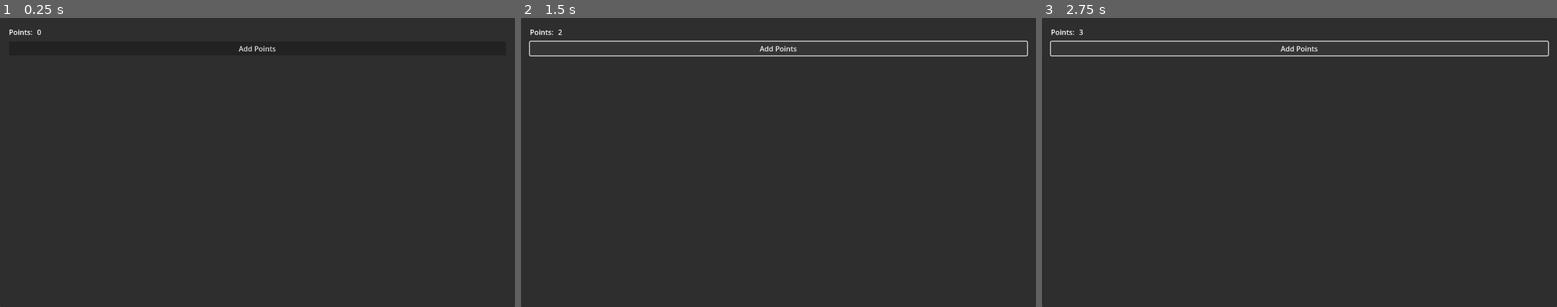
Above: before the commit, frames 1-3 (left to right).
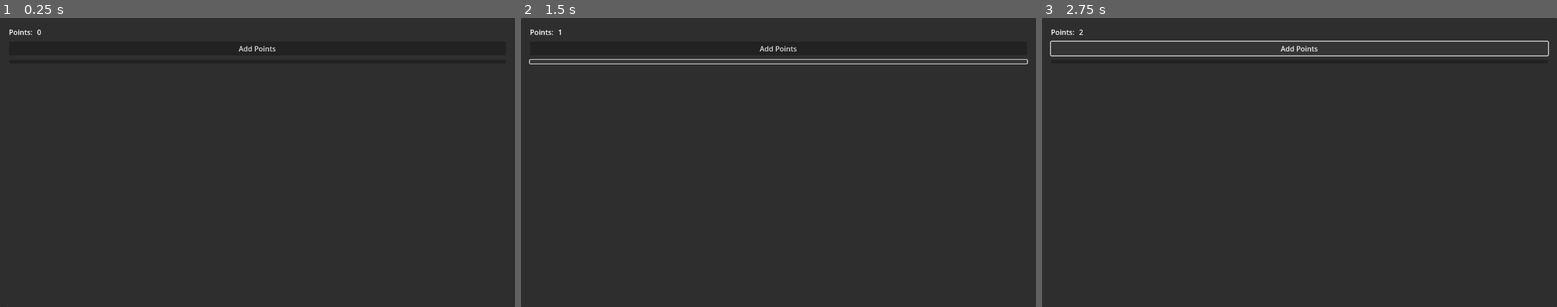
Above: after the commit, the same moments.

Repository: tkapa/incremental-plus
Game: Godot game, scene res://main.tscn
Two runs of this game, one before a commit and one after it. Both use one fixed random seed, a clock stepped at 60 frames per second and the inputs below.
Inputs (mouse positions are in pixels of both pictures, inside the frame that each line leads up to; where the layout moved, square brackets give the same spot in the first picture):
- Up to frame 1 (0.25 s): no input
- Up to frame 2 (1.5 s): click "Add Points" at 0.5 s; click (778, 61) [778, 49] at 1.25 s
- Up to frame 3 (2.75 s): click "Add Points" at 2 s

The runs differ from the first frame. In frame 2, 1.5% of the frame differs, in the area x 1-99%, y 4-17%; in frame 3, less than 0.1%.

Commit message:
Add Points and buy WIP

Diff:
--- /dev/null
+++ b/Components/BuyButton/BuyAssetButton.tscn
@@ -0,0 +1,11 @@
+[gd_scene load_steps=2 format=3 uid="uid://crmwqqe86kjnw"]
+
+[ext_resource type="Script" uid="uid://cc34d36477p4m" path="res://Components/BuyButton/buy_button.gd" id="1_7ghck"]
+
+[node name="BuyAssetButton" type="Button"]
+offset_right = 8.0
+offset_bottom = 8.0
+script = ExtResource("1_7ghck")
+metadata/_custom_type_script = "uid://cc34d36477p4m"
+
+[connection signal="button_down" from="." to="." method="_on_button_down"]
--- /dev/null
+++ b/Components/BuyButton/buy_button.gd
@@ -0,0 +1,15 @@
+class_name BuyButton extends Button
+
+@export var asset := 1;
+
+@export var BASE_ASSET_COST := 10
+@export var asset_cost_multiplier := 1.1
+
+var current_asset_cost := BASE_ASSET_COST
+
+func _on_button_down():
+	if (!_calculate_valid_purchase()):
+		return;
+
+func _calculate_valid_purchase() -> bool:
+	return Gamemanager.current_points() > current_asset_cost;
--- a/Scripts/gamemanager.gd
+++ b/Scripts/gamemanager.gd
@@ -9,3 +9,6 @@
 func _on_add_points(added: int):
 	points += added
 	Signalbus.points_added.emit(points)
+
+func current_points() -> int:
+	return points;
--- a/Scripts/tickmanager.gd
+++ b/Scripts/tickmanager.gd
@@ -1,6 +1,6 @@
 extends Node
 
-const DEFAULT_TICK_TIME : float = 2
+const DEFAULT_TICK_TIME : float = 1
 
 var tick_timer : Timer = Timer.new()
 
@@ -14,5 +14,4 @@
 	tick_timer.start(DEFAULT_TICK_TIME)
 
 func _on_tick_timeout():
-	print_debug("TICK...")
 	Signalbus.tick_timeout.emit()
--- a/main.tscn
+++ b/main.tscn
@@ -1,7 +1,8 @@
-[gd_scene load_steps=3 format=3 uid="uid://bde2bg7xyd71g"]
+[gd_scene load_steps=4 format=3 uid="uid://bde2bg7xyd71g"]
 
 [ext_resource type="PackedScene" uid="uid://co2b0vhcguuvq" path="res://points_label.tscn" id="1_ig7tw"]
 [ext_resource type="Script" uid="uid://ywbcxqwcdggo" path="res://basic_button.gd" id="2_0xm2m"]
+[ext_resource type="PackedScene" uid="uid://crmwqqe86kjnw" path="res://Components/BuyButton/BuyAssetButton.tscn" id="3_h2yge"]
 
 [node name="Main" type="Node"]
 
@@ -31,9 +32,12 @@
 [node name="PointsLabel" parent="Panel/MarginContainer/VBoxContainer" instance=ExtResource("1_ig7tw")]
 layout_mode = 2
 
-[node name="Button" type="Button" parent="Panel/MarginContainer/VBoxContainer"]
+[node name="AddPointButton" type="Button" parent="Panel/MarginContainer/VBoxContainer"]
 layout_mode = 2
 text = "Add Points"
 script = ExtResource("2_0xm2m")
 
-[connection signal="button_down" from="Panel/MarginContainer/VBoxContainer/Button" to="Panel/MarginContainer/VBoxContainer/Button" method="_on_button_down"]
+[node name="BuyAssetButton" parent="Panel/MarginContainer/VBoxContainer" instance=ExtResource("3_h2yge")]
+layout_mode = 2
+
+[connection signal="button_down" from="Panel/MarginContainer/VBoxContainer/AddPointButton" to="Panel/MarginContainer/VBoxContainer/AddPointButton" method="_on_button_down"]
Not shown, added: Components/BuyButton/buy_button.gd.uid
